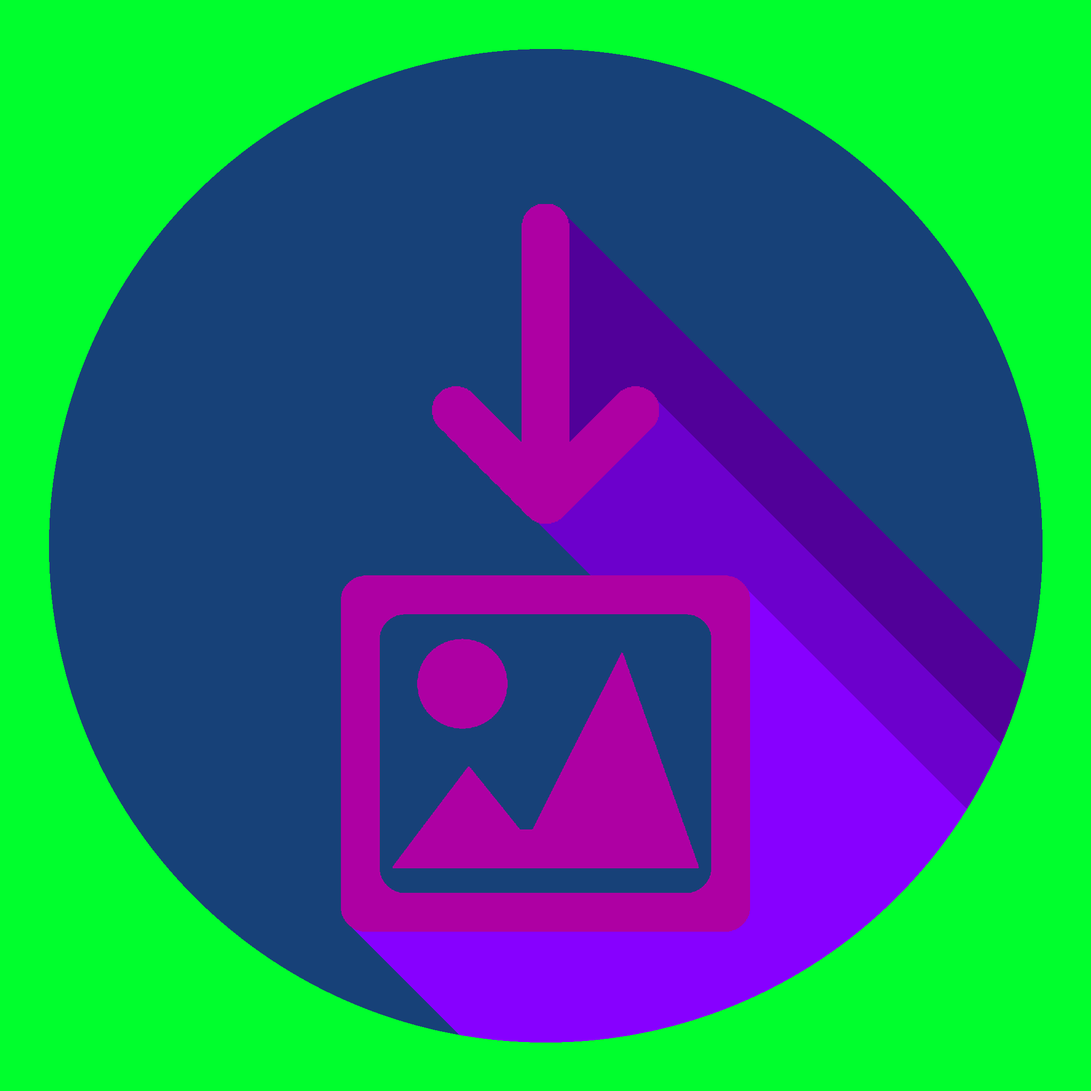
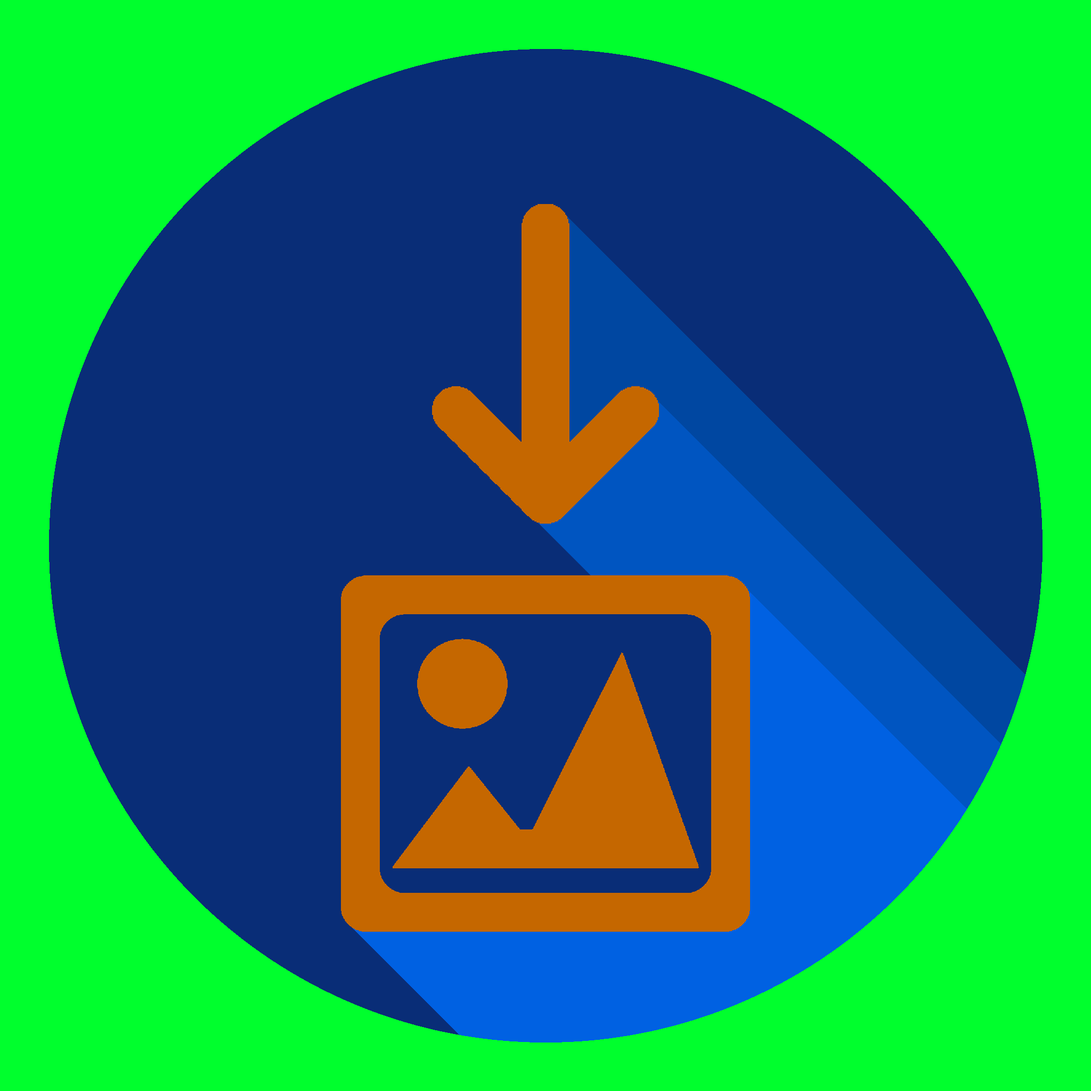
Two versions of the same layered image (1091 x 1091). Layer-by-layer changes:
painted on "Sichtbar" over (x1=341, y1=204, x2=751, y2=933)
painted on "Ebene #1" over (x1=348, y1=209, x2=1043, y2=1043)
painted on "Hintergrund" over (x1=49, y1=49, x2=1043, y2=1043)
